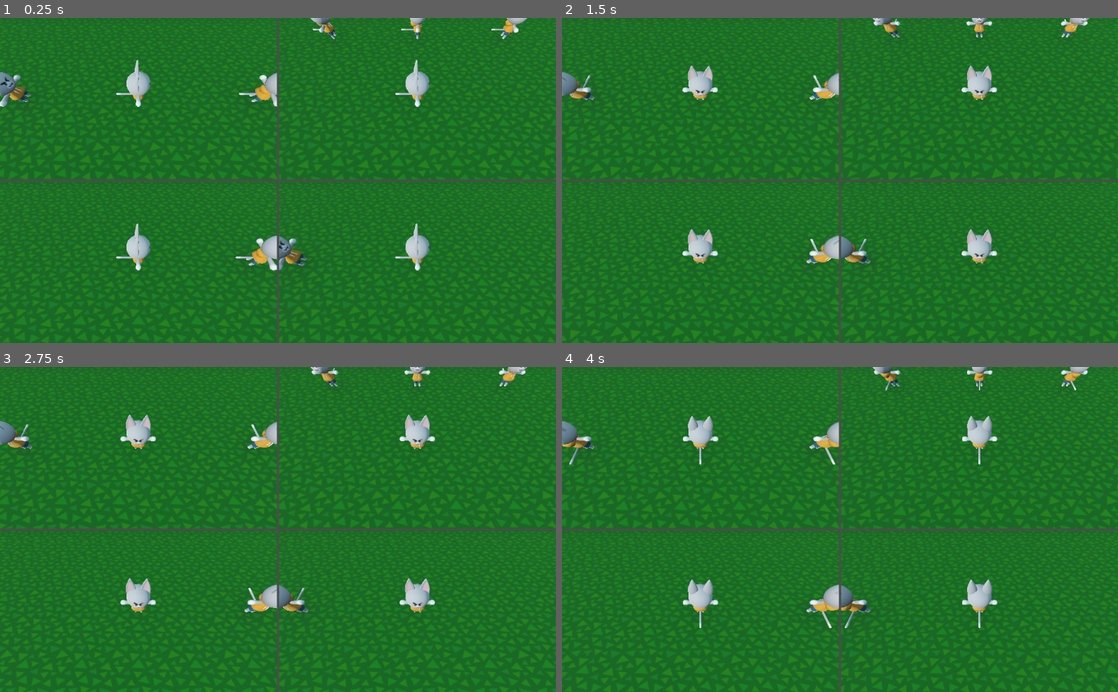
Above: before the commit, frames 1-4 (two rows, left to right).
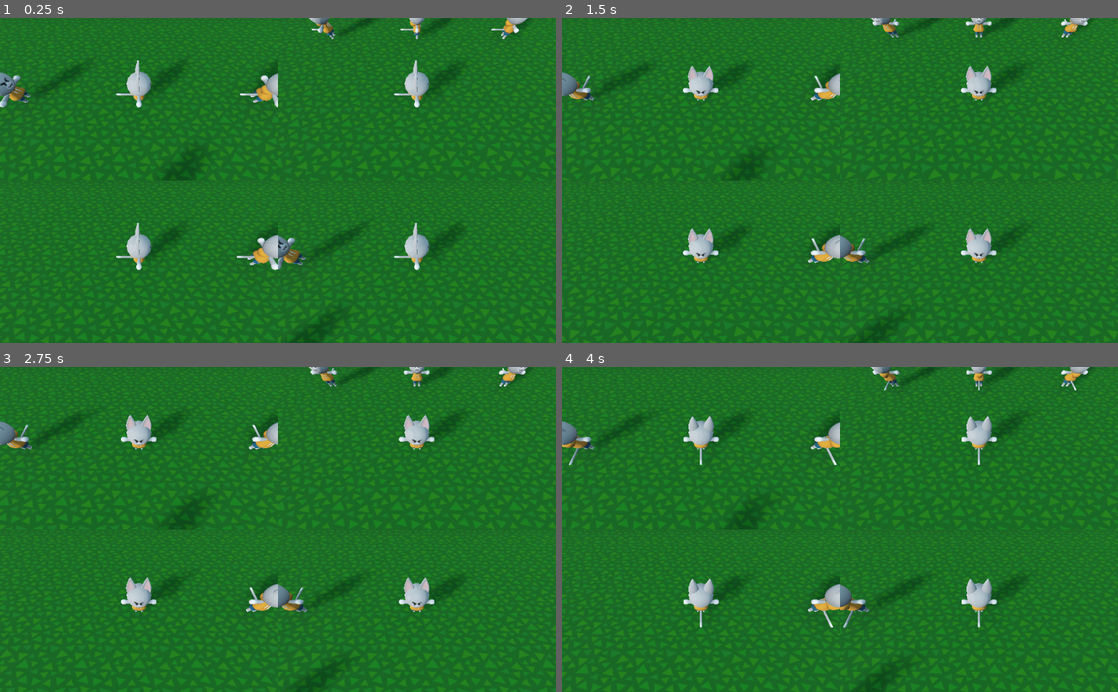
Above: after the commit, the same moments.

Repository: bmolyneaux/GGJ2020
Game: Godot game, scene res://UI/Splitscreen.tscn
The game is run twice, just before and just after one commit, with the same random seed, the same clock (stepped at 60 frames per second) and the same inputs. This scene is started directly instead of the project's main scene.
Inputs:
- Up to frame 1 (0.25 s): no input
- Up to frame 2 (1.5 s): tap Enter (ui_accept) at 0.5, 0.77, 1.25 s; hold Right (ui_right) 0.53-1.28 s; tap Space at 0.6, 1.35 s; hold S from 1.28 s (still down)
- Up to frame 3 (2.75 s): tap Enter (ui_accept) at 1.52 s; release S at 2.03 s; hold Right (ui_right) from 2.03 s (still down); tap Space at 2.1 s
- Up to frame 4 (4 s): tap Enter (ui_accept) at 2.75, 3.02, 3.77 s; release Right (ui_right) at 2.78 s; hold W 2.78-3.53 s; tap Space at 2.85, 3.6 s; hold Left (ui_left) from 3.53 s (still down)

The runs differ from the first frame. In frame 1, 4.5% of the frame differs, in the area x 0-100%, y 0-100%; in frame 2, 4.3%; in frame 3, 4.3%; in frame 4, 4.3%.

Commit message:
Fix splitscreen lighting and spacing

Diff:
--- a/UI/Splitscreen.tscn
+++ b/UI/Splitscreen.tscn
@@ -13,14 +13,16 @@
 [node name="GridContainer" type="GridContainer" parent="."]
 anchor_right = 1.0
 anchor_bottom = 1.0
+custom_constants/vseparation = 0
+custom_constants/hseparation = 0
 columns = 2
 __meta__ = {
 "_edit_use_anchors_": false
 }
 
 [node name="ViewportContainer" type="ViewportContainer" parent="GridContainer"]
-margin_right = 510.0
-margin_bottom = 298.0
+margin_right = 512.0
+margin_bottom = 300.0
 size_flags_horizontal = 3
 size_flags_vertical = 3
 stretch = true
@@ -29,9 +31,10 @@
 }
 
 [node name="Viewport" type="Viewport" parent="GridContainer/ViewportContainer"]
-size = Vector2( 510, 298 )
+size = Vector2( 512, 300 )
 handle_input_locally = false
 render_target_update_mode = 3
+shadow_atlas_size = 1
 
 [node name="CameraPivot" type="Spatial" parent="GridContainer/ViewportContainer/Viewport"]
 transform = Transform( 1, 0, 0, 0, 0.422618, 0.906308, 0, -0.906308, 0.422618, 0, 0, 0 )
@@ -44,9 +47,9 @@
 [node name="World" parent="GridContainer/ViewportContainer/Viewport" instance=ExtResource( 1 )]
 
 [node name="ViewportContainer2" type="ViewportContainer" parent="GridContainer"]
-margin_left = 514.0
+margin_left = 512.0
 margin_right = 1024.0
-margin_bottom = 298.0
+margin_bottom = 300.0
 size_flags_horizontal = 3
 size_flags_vertical = 3
 stretch = true
@@ -55,9 +58,10 @@
 }
 
 [node name="Viewport" type="Viewport" parent="GridContainer/ViewportContainer2"]
-size = Vector2( 510, 298 )
+size = Vector2( 512, 300 )
 handle_input_locally = false
 render_target_update_mode = 3
+shadow_atlas_size = 1
 
 [node name="CameraPivot" type="Spatial" parent="GridContainer/ViewportContainer2/Viewport"]
 transform = Transform( 1, 0, 0, 0, 0.422618, 0.906308, 0, -0.906308, 0.422618, 0, 0, 0 )
@@ -69,8 +73,8 @@
 current = true
 
 [node name="ViewportContainer3" type="ViewportContainer" parent="GridContainer"]
-margin_top = 302.0
-margin_right = 510.0
+margin_top = 300.0
+margin_right = 512.0
 margin_bottom = 600.0
 size_flags_horizontal = 3
 size_flags_vertical = 3
@@ -80,9 +84,10 @@
 }
 
 [node name="Viewport" type="Viewport" parent="GridContainer/ViewportContainer3"]
-size = Vector2( 510, 298 )
+size = Vector2( 512, 300 )
 handle_input_locally = false
 render_target_update_mode = 3
+shadow_atlas_size = 1
 
 [node name="CameraPivot" type="Spatial" parent="GridContainer/ViewportContainer3/Viewport"]
 transform = Transform( 1, 0, 0, 0, 0.422618, 0.906308, 0, -0.906308, 0.422618, 0, 0, 0 )
@@ -94,8 +99,8 @@
 current = true
 
 [node name="ViewportContainer4" type="ViewportContainer" parent="GridContainer"]
-margin_left = 514.0
-margin_top = 302.0
+margin_left = 512.0
+margin_top = 300.0
 margin_right = 1024.0
 margin_bottom = 600.0
 size_flags_horizontal = 3
@@ -106,9 +111,10 @@
 }
 
 [node name="Viewport" type="Viewport" parent="GridContainer/ViewportContainer4"]
-size = Vector2( 510, 298 )
+size = Vector2( 512, 300 )
 handle_input_locally = false
 render_target_update_mode = 3
+shadow_atlas_size = 1
 
 [node name="CameraPivot" type="Spatial" parent="GridContainer/ViewportContainer4/Viewport"]
 transform = Transform( 1, 0, 0, 0, 0.422618, 0.906308, 0, -0.906308, 0.422618, 0, 0, 0 )
